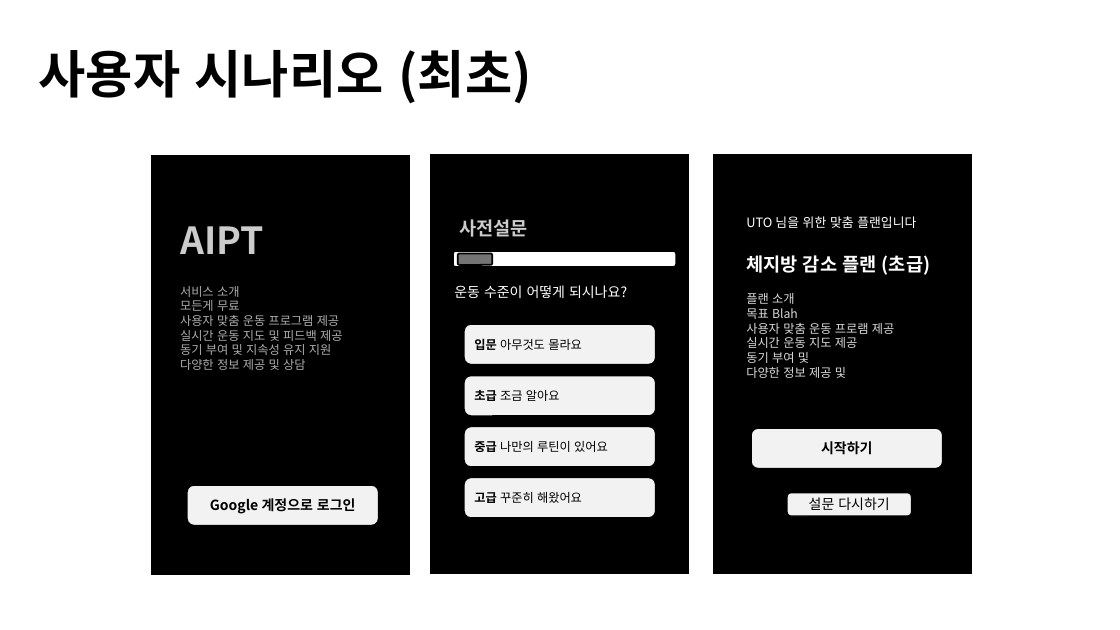
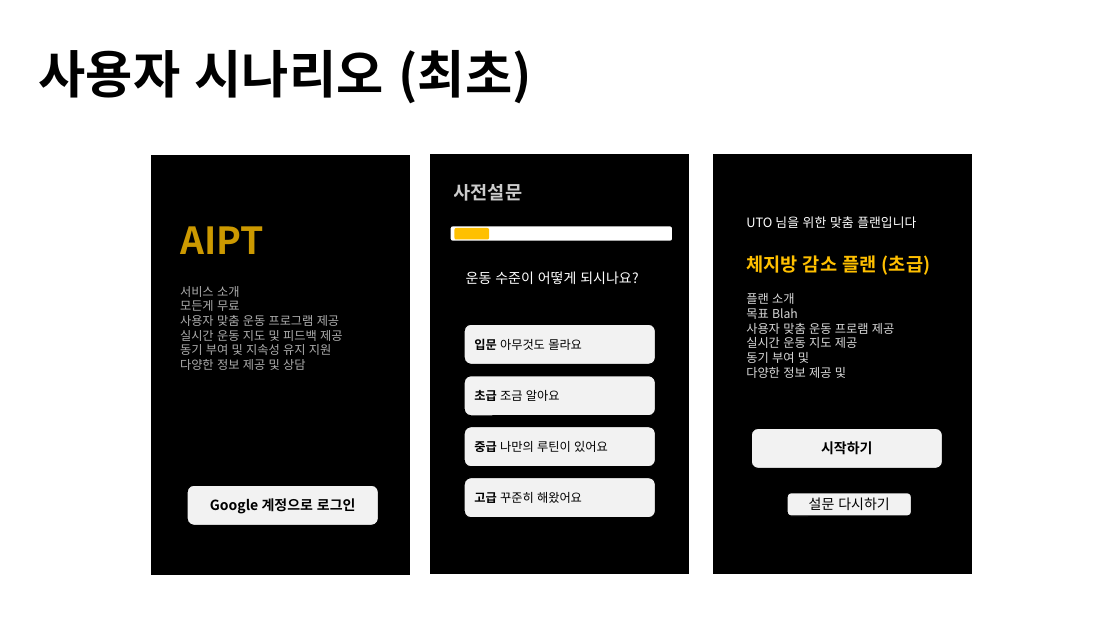
Before and after one commit to Brian-Hong-KR/Gymunity, a slide deck: slide 4 of Doc/프로젝트발표.pptx. Drawn at 1120x630 pixels with LibreOffice and Linux fonts; fonts in the diff are those of the drawing. Boxes give left, top, right and bottom in pixels: in the first picture for what was removed or moved away, otherwise in the second. Text is boxed around its words. In the diff, an @@ line names an element or a change of style, - is before the commit and + after.

```diff
--- a/Doc/프로젝트발표.pptx
+++ b/Doc/프로젝트발표.pptx
@@ text "사전설문": place and size @@
-text "사전설문" at bbox=[460, 219, 528, 237]
+text "사전설문" at bbox=[454, 184, 522, 201]
@@ text at bbox=[180, 226, 264, 254]: text colour #FFFFFF at 80% opacity to #FFC000 at 80% opacity in "AIPT" @@
@@ rounded rectangle: place and size @@
-rounded rectangle at bbox=[453, 251, 676, 267]
+rounded rectangle at bbox=[450, 226, 673, 242]
@@ rounded rectangle: place and size @@
-rounded rectangle at bbox=[458, 254, 492, 266]
+rounded rectangle at bbox=[455, 228, 489, 239]
@@ rounded rectangle at bbox=[455, 228, 489, 239]: fill #747474 to #FFC000; outline #000000 1.5 pt to none @@
@@ text "운동 수준이 어떻게 되시나요?": place and size @@
-text "운동 수준이 어떻게 되시나요?" at bbox=[454, 285, 627, 298]
+text "운동 수준이 어떻게 되시나요?" at bbox=[466, 271, 638, 284]
@@ text at bbox=[746, 251, 930, 276]: text colour #FFFFFF to #FFC000 in "체지방 감소 플랜 (초급)" @@
```
Also in this commit, not shown: 2 other slides changed, 5 other files.
